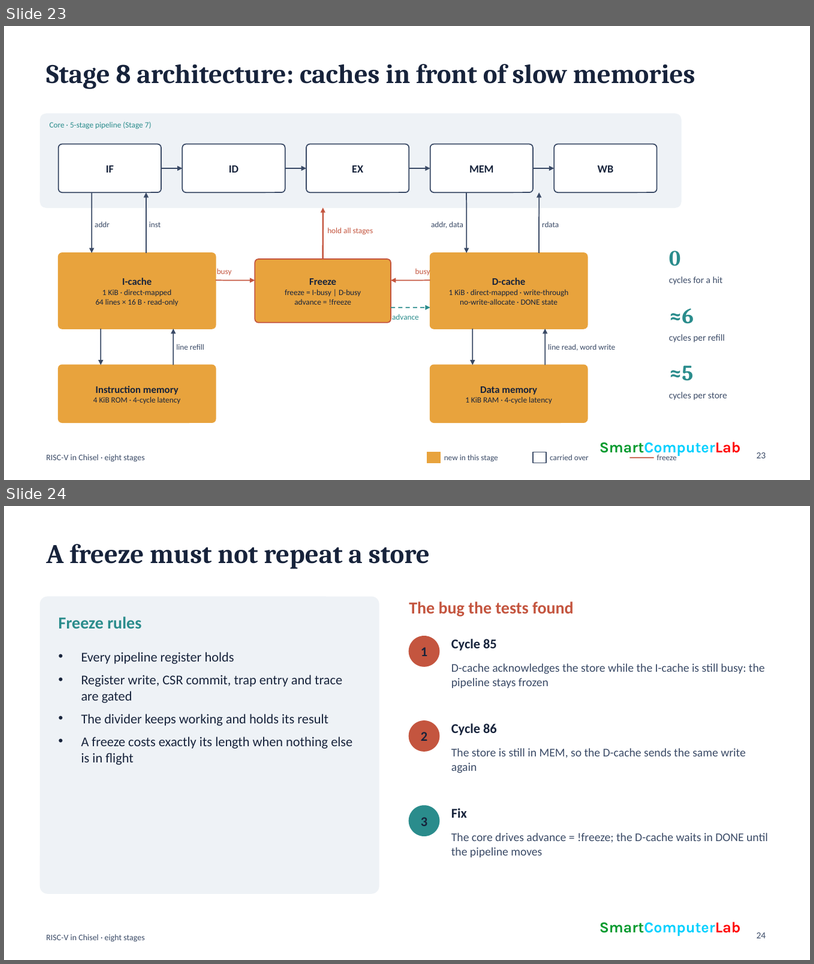
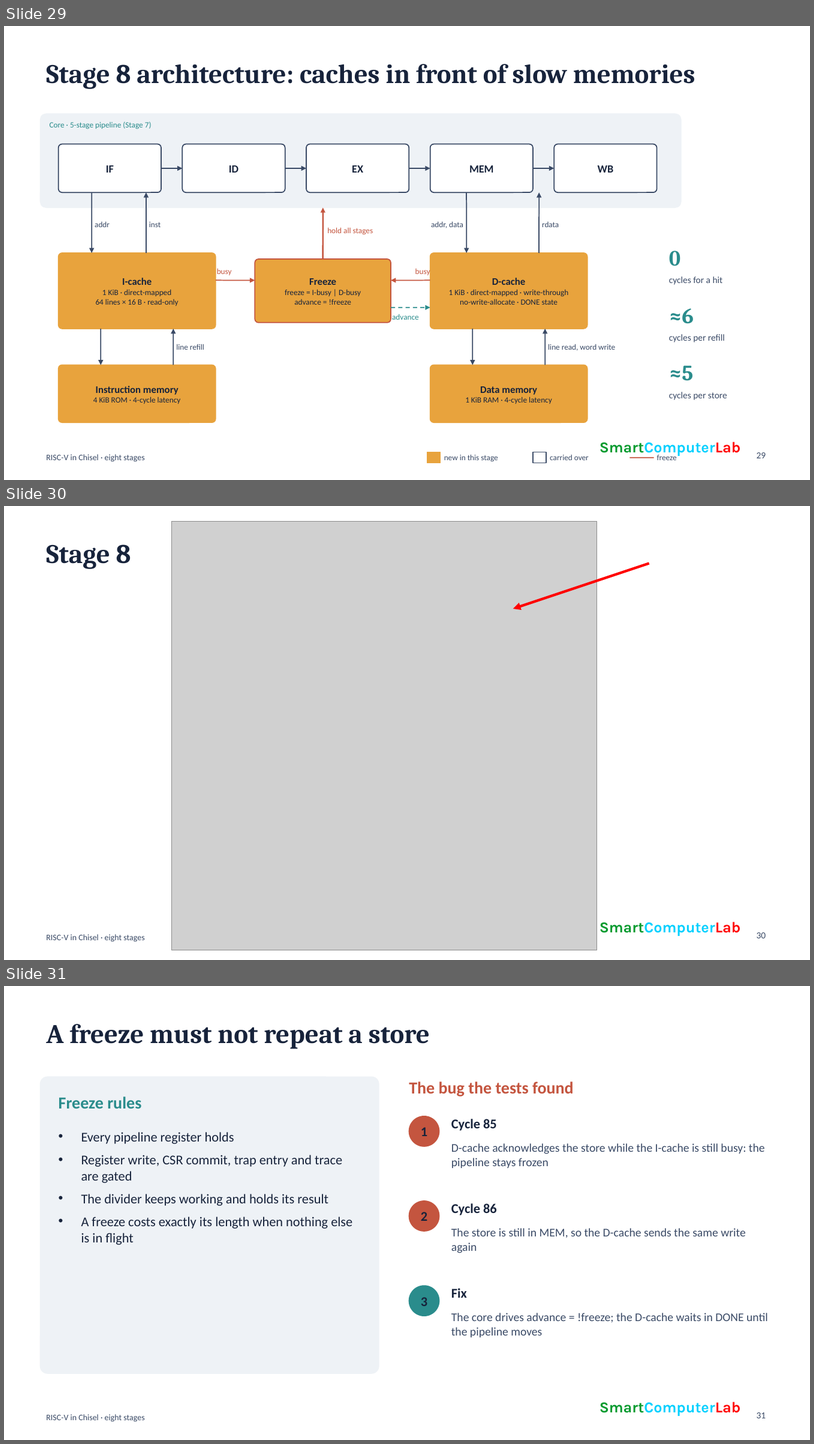
Before and after one commit to smartcomputerlab/Forging-RISC-V-Architectures-with-Claude-Code, a slide deck: docs/Forge.rv32im.pres.2026.odp. Shown one above the other, each under a label of ours: slides 23 and 24 before the commit, slides 29, 30 and 31 after it. The pictures are 814x964 and 814x1444 pixels, drawn with LibreOffice and Linux fonts; fonts in the diff are those of the drawing; grey boxes stand for pictures. Boxes give left, top, right and bottom in pixels: in the first picture for what was removed or moved away, otherwise in the second. Text is boxed around its words. In the diff, an @@ line names an element or a change of style, - is before the commit and + after.

```diff
--- a/docs/Forge.rv32im.pres.2026.odp
+++ b/docs/Forge.rv32im.pres.2026.odp
@@ slide 30 added at box(4, 506, 810, 960), background #FFFFFF; not listed: 1 template element that a slide beside it also shows @@
@@ picture added at box(171, 521, 597, 949) @@
@@ title added at box(46, 544, 131, 569), 32 pt, text #17233B, bold @@
+Stage 8
@@ arrow added from (650, 564) to (513, 609), #FF0000 3 pt @@
@@ text added at box(600, 921, 741, 936), 18 pt, text #00D0FF, bold @@
+SmartComputerLab
@@ page number added at box(757, 932, 767, 938), 11 pt, text #3A4A66 @@
+30
@@ what was slide 23 is now slide 29 @@
@@ page number at box(757, 452, 767, 458): text changed @@
-23
+29
@@ what was slide 24 is now slide 31 @@
@@ page number at box(757, 1412, 767, 1418): text changed @@
-24
+31
```
Also in this commit, not shown: 2 slides changed, 6 other slides added, 1 other file.
